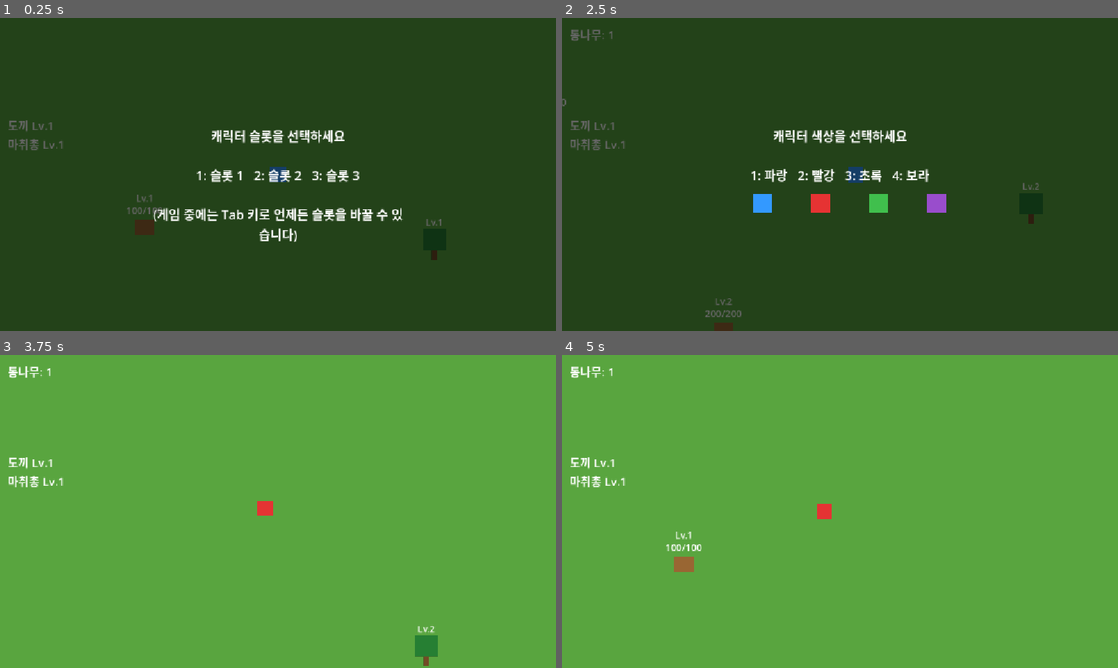
Above: before the commit, frames 1-4 (two rows, left to right).
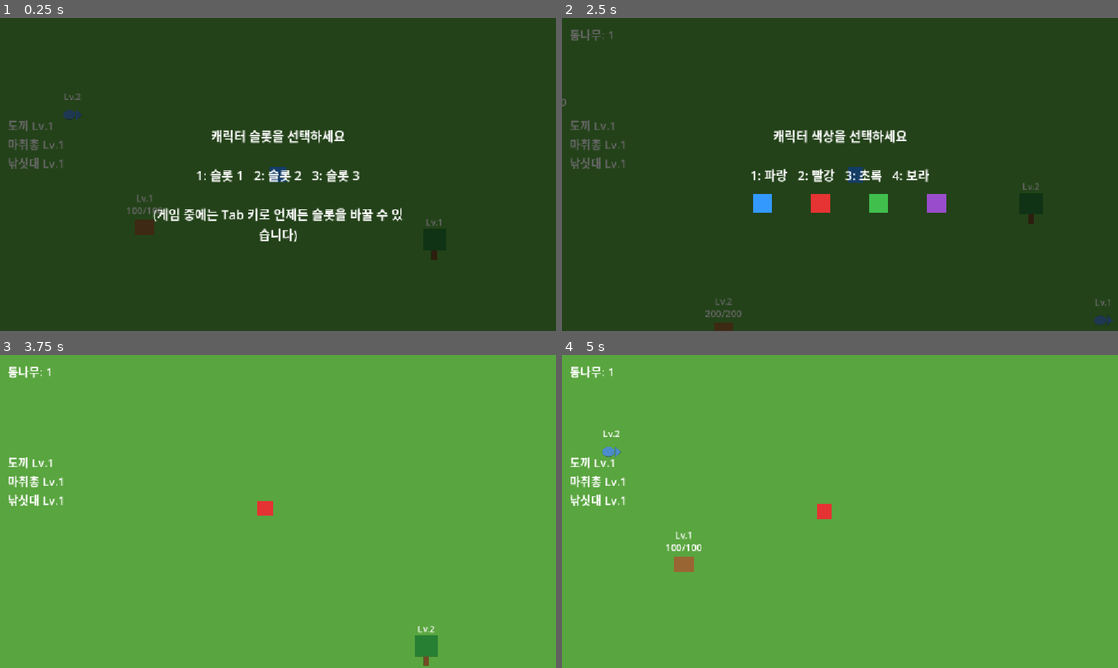
Above: after the commit, the same moments.

Repository: kimtuna/test_game
Game: Godot game, scene res://scenes/Main.tscn
The game is run twice, just before and just after one commit, with the same random seed, the same clock (stepped at 60 frames per second) and the same inputs.
Inputs (mouse positions are in pixels of both pictures, inside the frame that each line leads up to):
- Up to frame 1 (0.25 s): no input
- Up to frame 2 (2.5 s): tap Enter (ui_accept) at 0.5, 0.6, 0.77, 1.07, 1.52, 1.55, 1.82, 2.3 s; move the mouse to (962, 158) at 0.52 s; hold Right (ui_right) 0.53-1.28 s; click (962, 158) at 0.67 s; move the mouse to (728, 190) at 1.27 s; hold Down (ui_down) 1.28-2.03 s; tap C (capture) at 1.35 s; move the mouse to (895, 105) at 2.02 s; hold Right (ui_right) from 2.03 s (still down); tap 1 at 2.1 s
- Up to frame 3 (3.75 s): move the mouse to (250, 574) at 2.77 s; release Right (ui_right) at 2.78 s; hold Up (ui_up) 2.78-3.53 s; tap 2 at 2.85 s; click (250, 574) at 2.92 s; tap Enter (ui_accept) at 3.02, 3.05, 3.32 s; move the mouse to (444, 558) at 3.52 s; hold Left (ui_left) from 3.53 s (still down); tap 3 at 3.6 s
- Up to frame 4 (5 s): keep holding Left (ui_left); tap Enter (ui_accept) at 3.77, 3.8, 4.07, 4.52, 4.55, 4.82 s; move the mouse to (673, 464) at 4.27 s; tap 4 at 4.35 s

The runs differ from the first frame. In frame 1, 0.2% of the frame differs, in the area x 1-15%, y 24-49%; in frame 2, 0.2%; in frame 3, 0.2%; in frame 4, 0.3%, in the area x 1-12%, y 24-49%.

Commit message:
feat: 물고기 채집(낚시) 시스템 추가 — design.md의 식물/나무/동물/물고기 중 마지막 미구현 대상
낚싯대(rod) 장비 슬롯을 신설하고, tree.gd의 등급+장비 게이팅 패턴을 그대로
재사용해 Fish.tscn/fish.gd를 구현했다. 물고기 자원을 모으면 낚싯대도 도끼/
마취총과 동일하게 자동 강화되도록 main.gd의 RESOURCE_TO_SLOT에 매핑을
추가했다. Main.tscn에 Fish 2개(등급 1, 2)를 배치하고 튜토리얼 문구를 갱신했다.

Diff:
--- /dev/null
+++ b/scenes/Fish.tscn
@@ -0,0 +1,22 @@
+[gd_scene load_steps=3 format=3]
+
+[ext_resource type="Script" path="res://scripts/fish.gd" id="1"]
+
+[sub_resource type="CircleShape2D" id="CircleShape2D_1"]
+radius = 50.0
+
+[node name="Fish" type="Area2D"]
+script = ExtResource("1")
+
+[node name="Sprite2D" type="Sprite2D" parent="."]
+
+[node name="CollisionShape2D" type="CollisionShape2D" parent="."]
+shape = SubResource("CircleShape2D_1")
+
+[node name="GradeLabel" type="Label" parent="."]
+offset_left = -40.0
+offset_top = -50.0
+offset_right = 40.0
+offset_bottom = -24.0
+horizontal_alignment = 1
+theme_override_font_sizes/font_size = 18
--- a/scenes/Main.tscn
+++ b/scenes/Main.tscn
@@ -4,6 +4,7 @@
 [ext_resource type="PackedScene" path="res://scenes/Tree.tscn" id="3"]
 [ext_resource type="Script" path="res://scripts/main.gd" id="4"]
 [ext_resource type="PackedScene" path="res://scenes/Animal.tscn" id="5"]
+[ext_resource type="PackedScene" path="res://scenes/Fish.tscn" id="6"]
 
 [node name="Main" type="Node2D"]
 script = ExtResource("4")
@@ -33,6 +34,13 @@
 
 [node name="Animal2" parent="." instance=ExtResource("5")]
 position = Vector2(700, 800)
+grade = 2
+
+[node name="Fish" parent="." instance=ExtResource("6")]
+position = Vector2(1450, 850)
+
+[node name="Fish2" parent="." instance=ExtResource("6")]
+position = Vector2(150, 200)
 grade = 2
 
 [node name="UI" type="CanvasLayer" parent="."]
@@ -183,7 +191,7 @@
 text = "섬에 온 것을 환영합니다
 
 방향키: 이동
-Space / Enter: 나무 채집, 동물 공격
+Space / Enter: 나무 채집, 동물 공격, 물고기 낚시
 C: 동물 체력이 8% 미만일 때 마취총으로 포획
 
 아무 키나 눌러 시작하기"
--- /dev/null
+++ b/scripts/fish.gd
@@ -0,0 +1,78 @@
+extends Area2D
+
+# design.md가 명시한 네 가지 서식 대상(식물/나무/동물/물고기) 중 마지막으로
+# 남아있던 물고기 채집. tree.gd(정적 채집물 + 등급 + 장비 게이팅) 패턴을
+# 그대로 재사용하되, 장비 슬롯만 새로 만든 "rod"(낚싯대)를 쓴다 — 도끼/마취총과
+# 별개 슬롯인 이유는 design.md의 "장비를 맞춰(강화/교체) 나간다"는 문장이
+# 대상별로 의미를 가지려면 나무는 도끼로, 물고기는 낚싯대로 등급을 갖춰야
+# 하는 것이 상식적이기 때문이다.
+#
+# 실제 수영/낚싯줄 캐스팅 등 물 위에서의 이동은 design.md "범위 밖"(섬
+# 크기·지형 생성 방식 미정)이라, 이번 조각은 물고기를 섬 위 걸어서 도달 가능한
+# 위치(예: 해안가)에 배치하고 나무와 동일한 방식(근접 + ui_accept)으로
+# 상호작용하는 최소 구현으로 범위를 좁혔다. 실제 물 위 낚시 메커닉은 이후
+# 세션이 지형/이동 체계를 더 구체화한 뒤에 다룰 문제다.
+
+signal harvested(resource_name: String, amount: int)
+
+@export_range(1, 3) var grade: int = 1
+
+var player_nearby: CharacterBody2D = null
+var hits_taken: int = 0
+
+@onready var sprite: Sprite2D = $Sprite2D
+@onready var grade_label: Label = $GradeLabel
+
+func _ready() -> void:
+	add_to_group("harvestable")
+	body_entered.connect(_on_body_entered)
+	body_exited.connect(_on_body_exited)
+	sprite.texture = _create_fish_texture()
+	grade_label.text = "Lv.%d" % grade
+
+func _on_body_entered(body: Node2D) -> void:
+	if body.is_in_group("player"):
+		player_nearby = body
+
+func _on_body_exited(body: Node2D) -> void:
+	if body == player_nearby:
+		player_nearby = null
+
+func _process(_delta: float) -> void:
+	if player_nearby != null and Input.is_action_just_pressed("ui_accept"):
+		_register_hit()
+
+func _register_hit() -> void:
+	if not player_nearby.has_equipped("rod"):
+		print("낚싯대가 없어 낚시할 수 없다.")
+		return
+	if player_nearby.get_equipment_grade("rod") < grade:
+		print("낚싯대 등급이 부족해 낚시할 수 없다. (필요 등급: %d, 보유 등급: %d)" % [grade, player_nearby.get_equipment_grade("rod")])
+		return
+	hits_taken += 1
+	if hits_taken >= grade:
+		_harvest()
+	else:
+		print("물고기를 낚는 중... (%d/%d)" % [hits_taken, grade])
+
+func _harvest() -> void:
+	print("물고기를 낚았다: 물고기 x1")
+	harvested.emit("물고기", 1)
+	queue_free()
+
+func _create_fish_texture() -> ImageTexture:
+	var image := Image.create(40, 24, false, Image.FORMAT_RGBA8)
+	image.fill(Color(0, 0, 0, 0))
+	for x in range(30):
+		for y in range(24):
+			var cx: float = x - 13.0
+			var cy: float = y - 12.0
+			if (cx * cx) / (13.0 * 13.0) + (cy * cy) / (10.0 * 10.0) <= 1.0:
+				image.set_pixel(x, y, Color(0.3, 0.55, 0.8))
+	for x in range(28, 40):
+		for y in range(24):
+			var t: float = (x - 28.0) / 12.0
+			var half_height: float = 10.0 * (1.0 - t)
+			if abs(y - 12.0) <= half_height:
+				image.set_pixel(x, y, Color(0.3, 0.55, 0.8))
+	return ImageTexture.create_from_image(image)
--- a/scripts/main.gd
+++ b/scripts/main.gd
@@ -21,6 +21,7 @@
 const RESOURCE_TO_SLOT: Dictionary = {
 	"통나무": "tool",
 	"고기": "weapon",
+	"물고기": "rod",
 }
 
 var inventory: Dictionary = {}
--- a/scripts/player.gd
+++ b/scripts/player.gd
@@ -21,6 +21,7 @@
 var equipment: Dictionary = {
 	"tool": {"name": "도끼", "grade": 1},
 	"weapon": {"name": "마취총", "grade": 1},
+	"rod": {"name": "낚싯대", "grade": 1},
 }
 
 const SPEED := 300.0
--- /dev/null
+++ b/tests/fish_harvest_headless_test.gd
@@ -0,0 +1,73 @@
+extends SceneTree
+
+# 헤드리스 환경에서 물고기 낚시 상호작용을 검증하는 통합 테스트.
+# 실행: godot --headless --path . --script res://tests/fish_harvest_headless_test.gd
+# tree_harvest_headless_test.gd와 동일한 패턴 — Player를 Fish 위치로 이동시켜
+# Area2D 상호작용 범위에 들어가게 한 뒤, ui_accept 입력을 인위적으로 눌러
+# 물고기가 실제로 사라지고(harvested) 인벤토리 라벨에 반영되는지 확인한다.
+# 추가로, tree.gd/animal.gd와 동일한 장비 게이팅 패턴이 fish.gd에도 실제로
+# 연결됐는지 확인하기 위해 rod 장비를 해제한 상태에서는 낚시가 되지 않는
+# 케이스도 함께 검증한다.
+
+func _initialize() -> void:
+	var main: Node2D = load("res://scenes/Main.tscn").instantiate()
+	root.add_child(main)
+	await process_frame
+
+	var player: CharacterBody2D = main.get_node("Player")
+	var fish: Area2D = main.get_node("Fish")
+
+	var ok := true
+
+	# 범위 밖일 때는 ui_accept를 눌러도 물고기가 사라지지 않아야 한다.
+	player.global_position = fish.global_position + Vector2(500, 500)
+	await physics_frame
+	Input.action_press("ui_accept")
+	await process_frame
+	Input.action_release("ui_accept")
+	await process_frame
+	if not is_instance_valid(fish) or fish.is_inside_tree() == false:
+		push_error("FAIL: 범위 밖인데도 물고기가 낚임")
+		ok = false
+
+	# 낚싯대를 해제한 상태에서는 범위 안이어도 낚시가 되지 않아야 한다.
+	player.unequip("rod")
+	player.global_position = fish.global_position
+	for i in range(5):
+		await physics_frame
+
+	if fish.player_nearby == null:
+		push_error("FAIL: Player가 Fish의 상호작용 범위에 들어갔는데도 player_nearby가 설정되지 않음")
+		ok = false
+
+	Input.action_press("ui_accept")
+	await process_frame
+	Input.action_release("ui_accept")
+	await process_frame
+
+	if not is_instance_valid(fish) or fish.is_inside_tree() == false:
+		push_error("FAIL: 낚싯대 없이도 물고기가 낚임")
+		ok = false
+
+	# 낚싯대를 다시 장착하면 낚시가 성립해야 한다.
+	player.equip("rod", "낚싯대", 1)
+	Input.action_press("ui_accept")
+	await process_frame
+	Input.action_release("ui_accept")
+	await process_frame
+
+	if is_instance_valid(fish) and fish.is_inside_tree():
+		push_error("FAIL: 범위 안에서 낚싯대를 장착하고 ui_accept를 눌렀는데도 물고기가 사라지지 않음")
+		ok = false
+
+	var inventory_label: Label = main.get_node("UI/InventoryLabel")
+	if not inventory_label.text.contains("물고기: 1"):
+		push_error("FAIL: 낚시 후 인벤토리 라벨에 기대한 값(물고기: 1)이 없음 (실제: %s)" % inventory_label.text)
+		ok = false
+
+	if ok:
+		print("HEADLESS_FISH_HARVEST_TEST: PASS")
+		quit(0)
+	else:
+		print("HEADLESS_FISH_HARVEST_TEST: FAIL")
+		quit(1)
